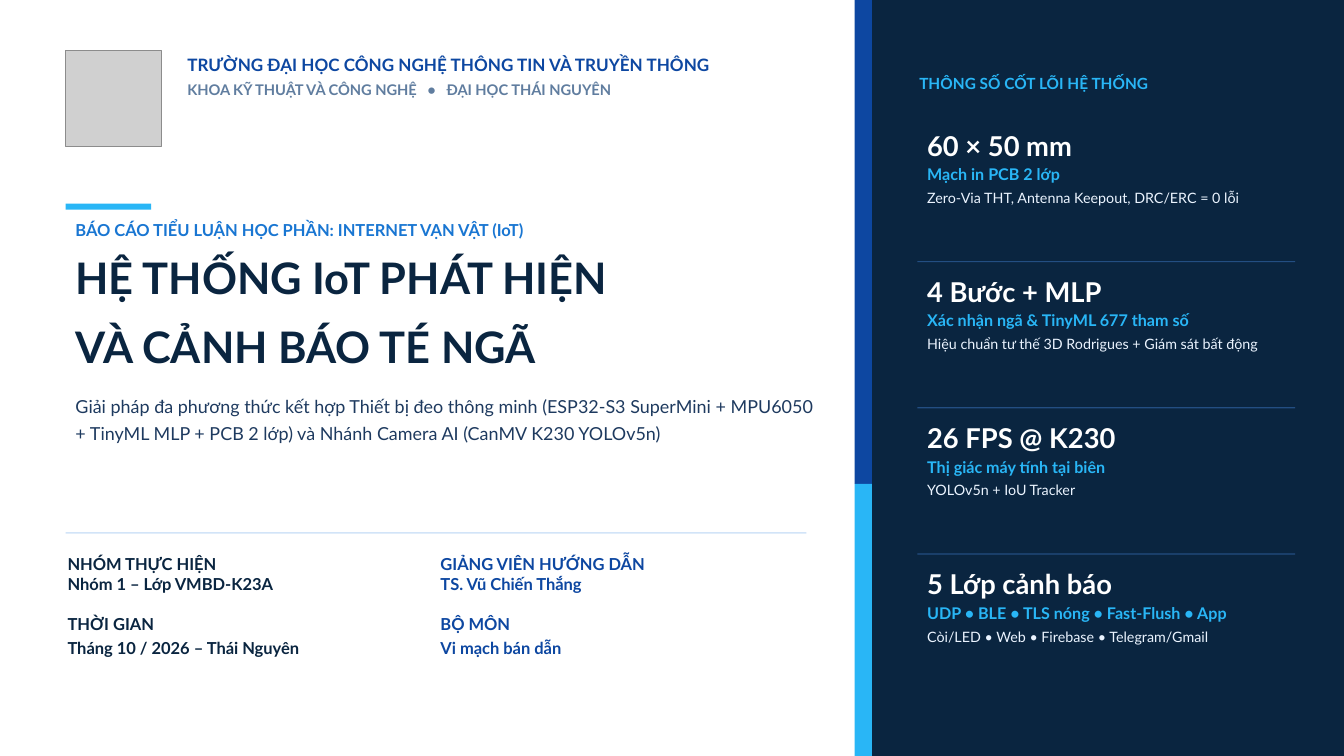
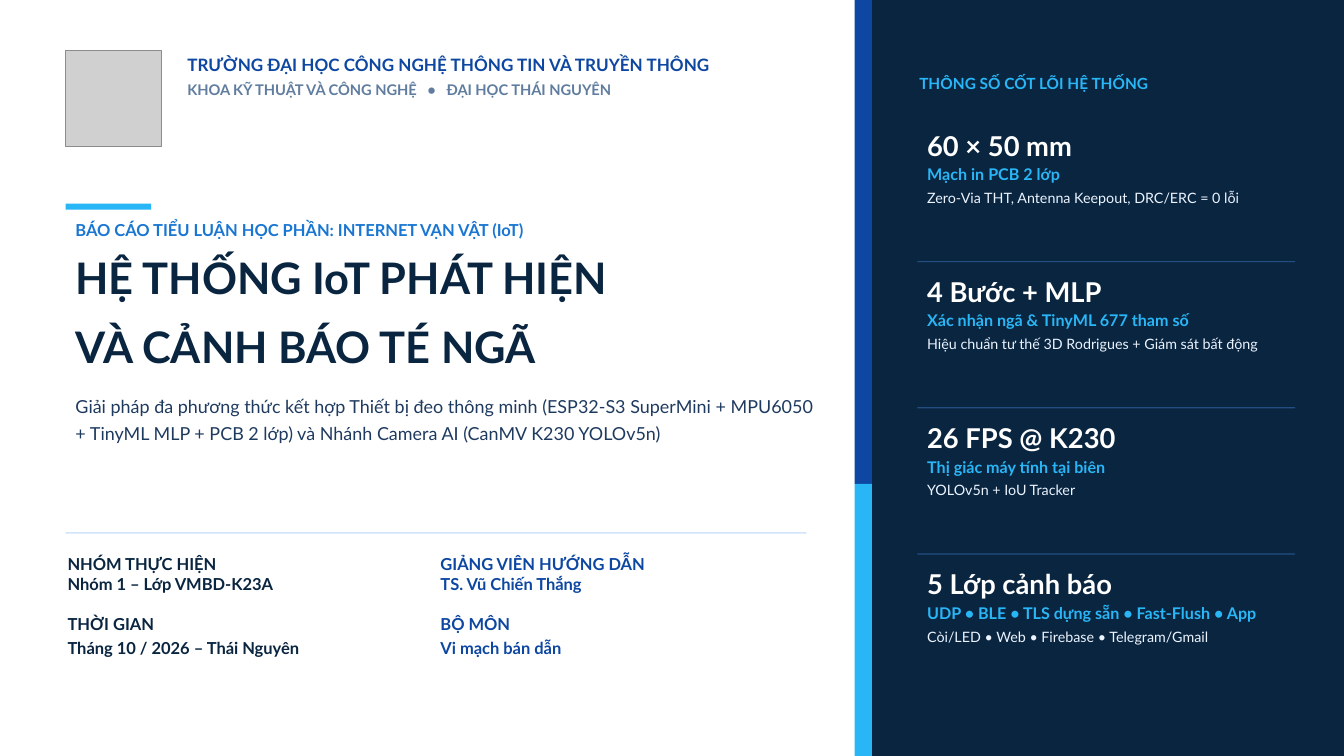
Before and after one commit to twhunq/Fall-Detect, a slide deck: slide 1 of docs/reports/Slide_Thuyet_Trinh_Nhom_1.pptx. Drawn at 1344x756 pixels with LibreOffice and Linux fonts; fonts in the diff are those of the drawing; grey boxes stand for pictures. Boxes give left, top, right and bottom in pixels: in the first picture for what was removed or moved away, otherwise in the second. Text is boxed around its words. In the diff, an @@ line names an element or a change of style, - is before the commit and + after.

```diff
--- a/docs/reports/Slide_Thuyet_Trinh_Nhom_1.pptx
+++ b/docs/reports/Slide_Thuyet_Trinh_Nhom_1.pptx
@@ text at <box>927,605,1256,622</box>: text changed @@
-UDP • BLE • TLS nóng • Fast-Flush • App
+UDP • BLE • TLS dựng sẵn • Fast-Flush • App
```
Also in this commit, not shown: 7 other slides changed, 5 other files.
